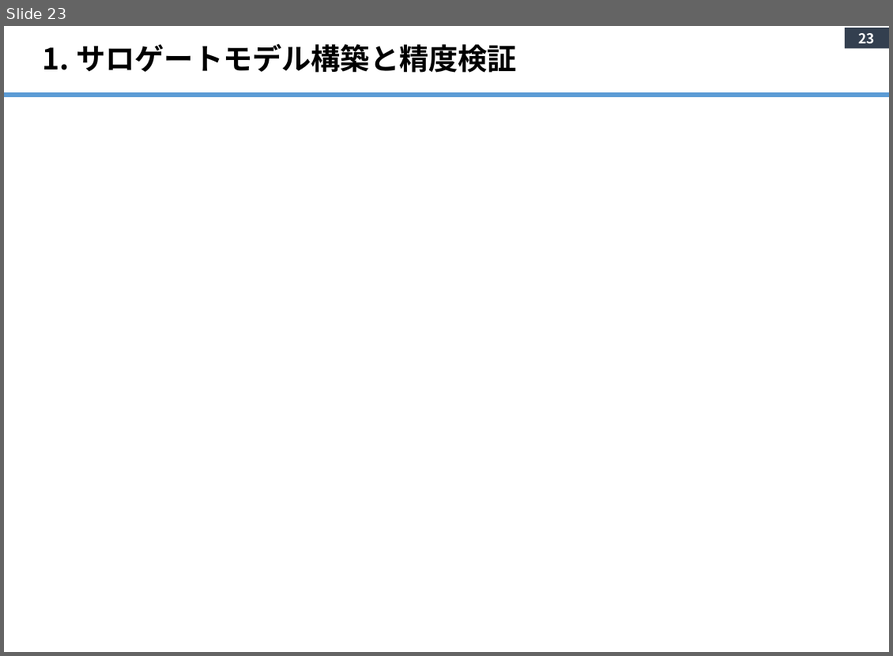
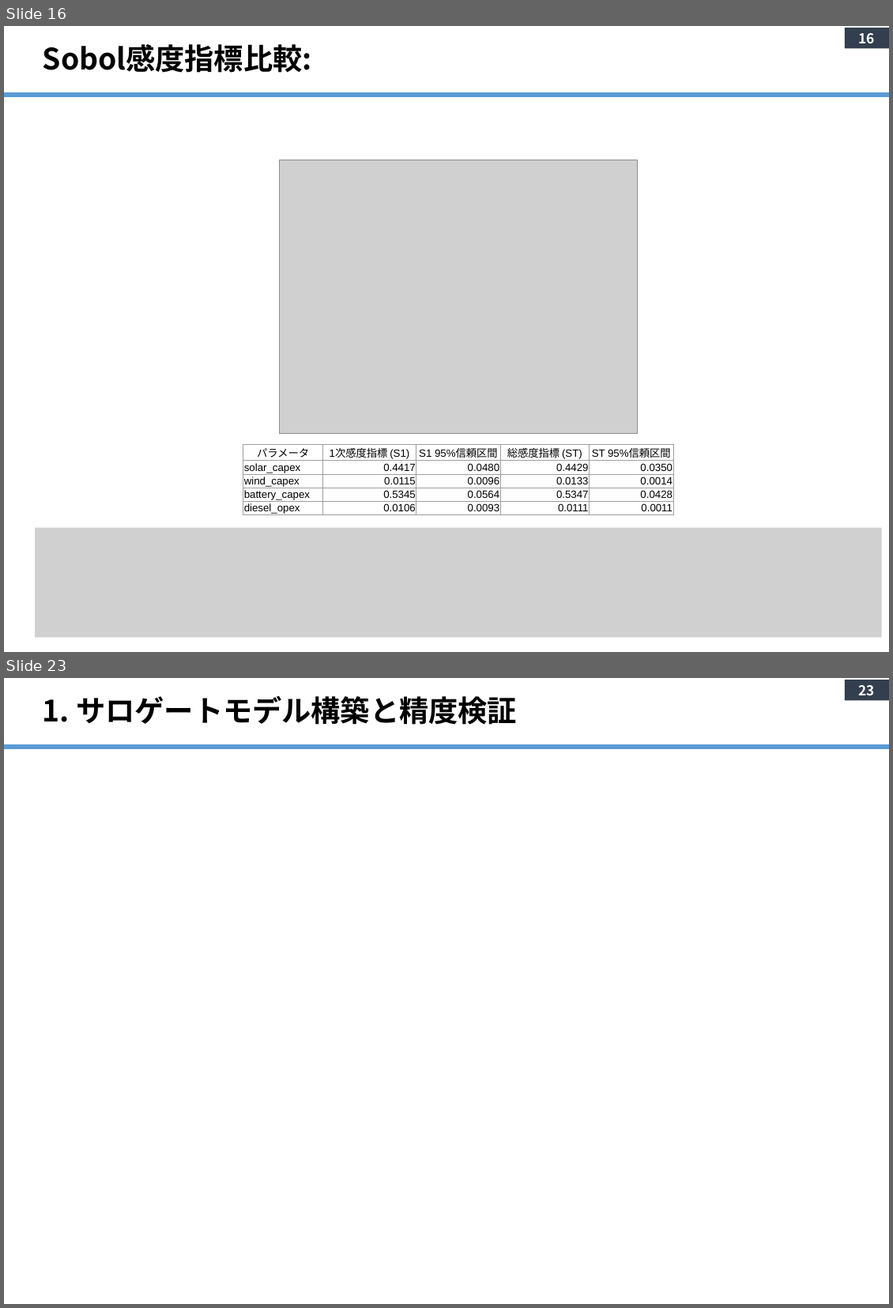
Before and after one commit to yanase1147/GSA-02, a slide deck: Study Outline.pptx. Shown one above the other, each under a label of ours: slide 23 before the commit, slides 16 and 23 after it; the slides between them are not shown. The pictures are 893x656 and 893x1308 pixels, drawn with LibreOffice and Linux fonts; fonts in the diff are those of the drawing; grey boxes stand for pictures. Boxes give left, top, right and bottom in pixels: in the first picture for what was removed or moved away, otherwise in the second. Text is boxed around its words. In the diff, an @@ line names an element or a change of style, - is before the commit and + after.

Commit message:
Add Sobol sensitivity analysis results for capital and operational expenditures
- Created a new CSV file `sobol_s2_matrix.csv` containing sensitivity analysis results.
- The matrix includes relationships between solar, wind, battery capital expenditures, and diesel operational expenditures.

```diff
--- a/Study Outline.pptx
+++ b/Study Outline.pptx
@@ slide 16 added at box(4, 26, 889, 652), background #FFFFFF; not listed: 2 template elements that a slide beside it also shows @@
@@ title added at box(43, 44, 312, 73), 28 pt, text #000000, bold @@
+Sobol感度指標比較:
@@ picture added at box(280, 160, 638, 434) @@
@@ table added at box(243, 445, 673, 517), 5 rows, 5 columns @@
+パラメータ | 1次感度指標 (S1) | S1 95%信頼区間 | 総感度指標 (ST) | ST 95%信頼区間
+solar_capex | 0.4417 | 0.0480 | 0.4429 | 0.0350
+wind_capex | 0.0115 | 0.0096 | 0.0133 | 0.0014
+battery_capex | 0.5345 | 0.0564 | 0.5347 | 0.0428
+diesel_opex | 0.0106 | 0.0093 | 0.0111 | 0.0011
@@ picture added at box(35, 528, 882, 637) @@
```
Also in this commit, not shown: 22 slides changed, 5 other slides added, 4 slides removed, 7 other files.
